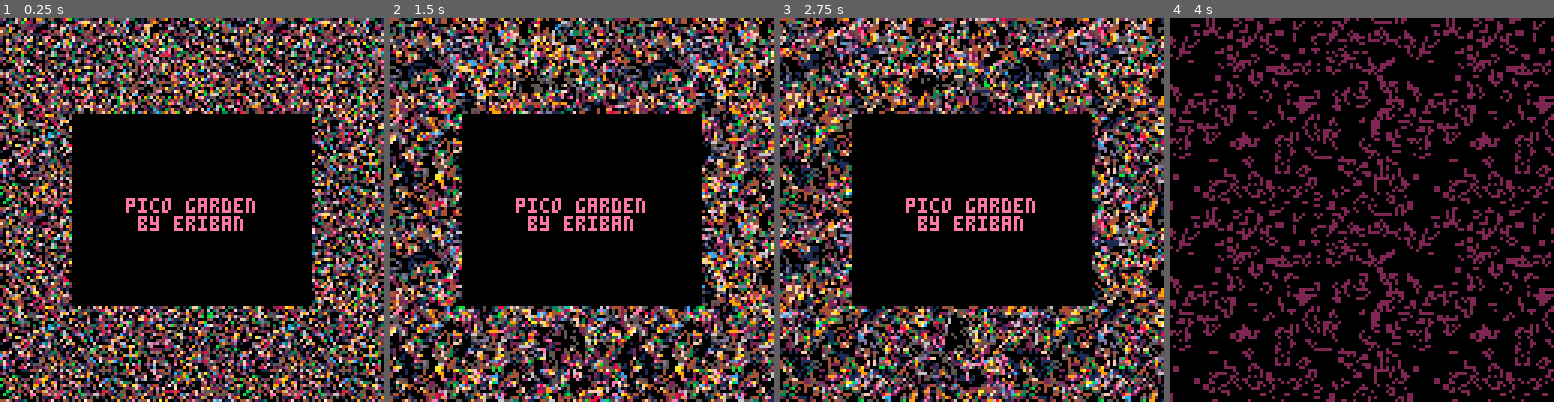
Above: before the commit, frames 1-4 (left to right).
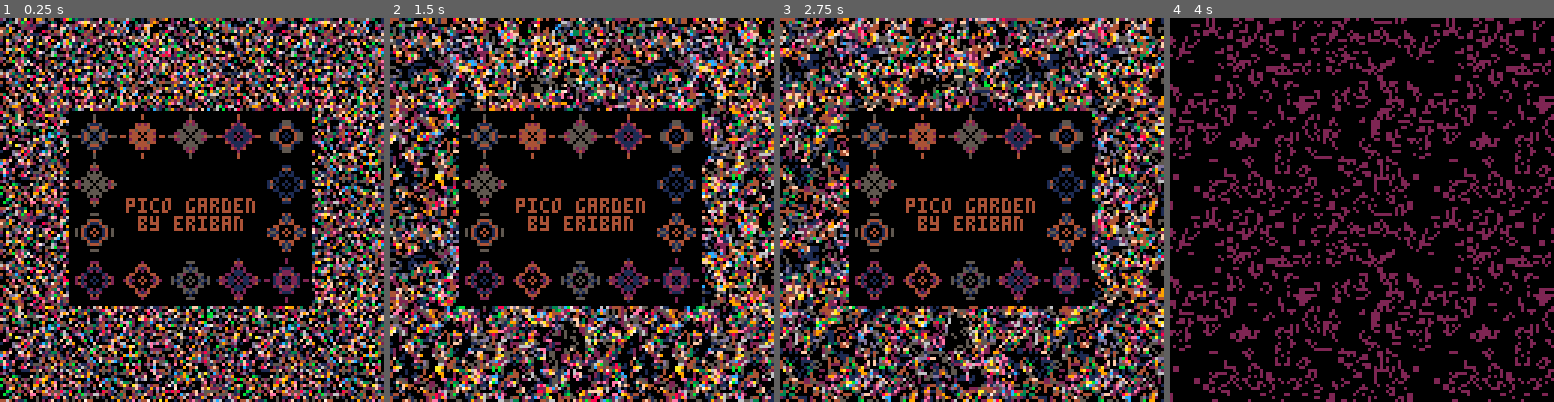
Above: after the commit, the same moments.

Repository: erwinbonsma/PicoGarden
Game: PICO-8 cartridge picogarden.p8
Same seed, same stepped clock (60 frames per second), same inputs: the game is played once before the commit and once after it.
Inputs:
- Up to frame 1 (0.25 s): no input
- Up to frame 2 (1.5 s): tap O (Z key) at 0.33, 0.7, 1.43 s; tap X (X key) at 1.07 s
- Up to frame 3 (2.75 s): hold Left 1.97-2.37 s; tap X (X key) at 2.07, 2.4, 2.73 s; tap O (Z key) at 2.22 s; hold Down from 2.42 s (still down)
- Up to frame 4 (4 s): release Down at 2.82 s; hold Right 2.87-3.53 s; tap X (X key) at 3.07, 3.4, 3.73 s; tap O (Z key) at 3.1, 3.98 s; hold Up from 3.58 s (still down)

The runs differ from the first frame. In frame 1, 7.4% of the frame differs, in the area x 17-82%, y 24-75%; in frame 2, 7.3%; in frame 3, 7.4%; in frame 4, nothing differs.

Commit message:
Add flowers to title screen

Diff:
--- a/picogarden.p8
+++ b/picogarden.p8
@@ -51,6 +51,48 @@
 
 function rprint(str,x,y)
  print(str,x-#str*4,y)
+end
+
+function pick_unique(n,m)
+ local s={} -- selectable
+ local p={} -- picked
+ for i=0,n-1 do
+  add(s,i)
+ end
+ for i=1,m do
+  local idx=flr(rnd(#s))+1
+  add(p,s[idx])
+  deli(s,idx)
+ end
+ return p
+end
+
+flower={}
+
+function flower:new()
+ local o=setmetatable({},self)
+ self.__index=self
+
+ o.colors=pick_unique(4,3)
+ o.sprites=pick_unique(11,3)
+ for i=1,3 do
+  local c=flr(rnd(4))
+  local s=flr(rnd(11))
+  add(o.colors,c)
+  add(o.sprites,si)
+ end
+
+ return o
+end
+
+function flower:draw(x,y)
+ for i=1,3 do
+  local s=self.sprites[i]
+  local si=64+(s%8)*2+(s\8)*32
+  pal(7,1<<self.colors[i],0)
+  spr(si,x,y,2,2)
+ end
+ pal(0)
 end
 
 -- 3x17=51 bytes
@@ -1011,6 +1053,14 @@
  reset_garden()
 
  state.autoplay=900
+
+ state.flowers={}
+ for i=1,14 do
+  add(
+   state.flowers,flower:new()
+  )
+ end
+
  _draw=title_draw
  _update=title_update
 end
@@ -1020,11 +1070,27 @@
  draw_garden()
  draw_border()
 
- rectfill(24,32,103,95,0)
-
- color(3)
+ rectfill(23,31,103,95,0)
+
+ color(c_brown)
  cprint("pico garden",60)
  cprint("by eriban",66)
+
+ local x=0
+ local y=0
+ for f in all(state.flowers) do
+  f:draw(
+   24+x*16,32+y*16
+  )
+  if x==4 then
+   x=0
+   y+=1
+  elseif y%3==0 then
+   x+=1
+  else
+   x=4
+  end
+ end
 end
 
 title_update=gameover_update
Not shown, changed: 69 lines of the sprite sheet (__gfx__) section of picogarden.p8
